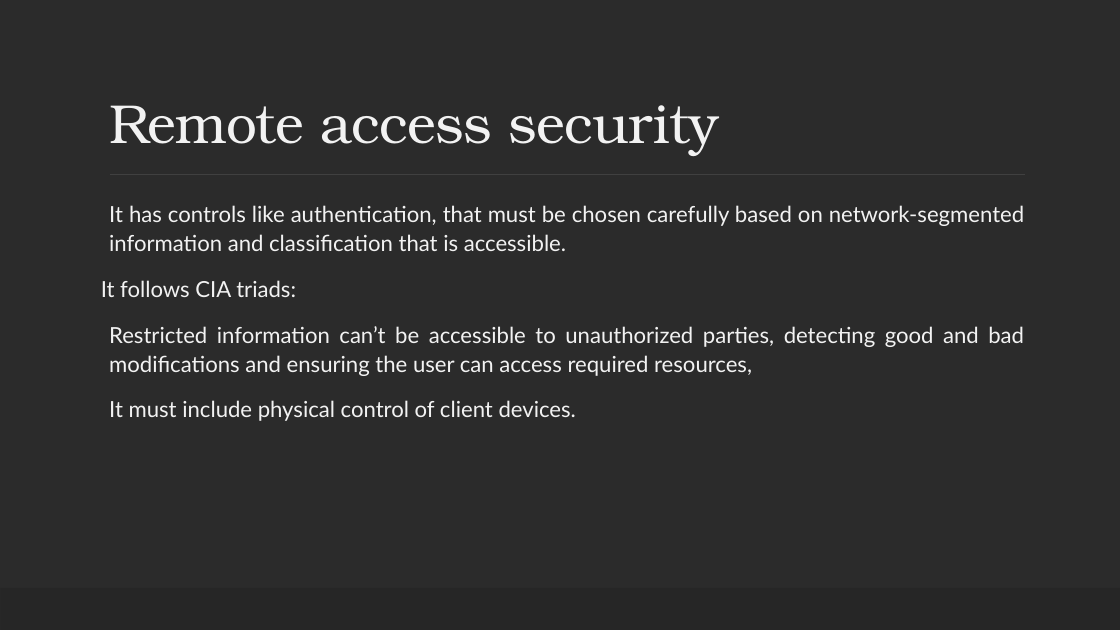
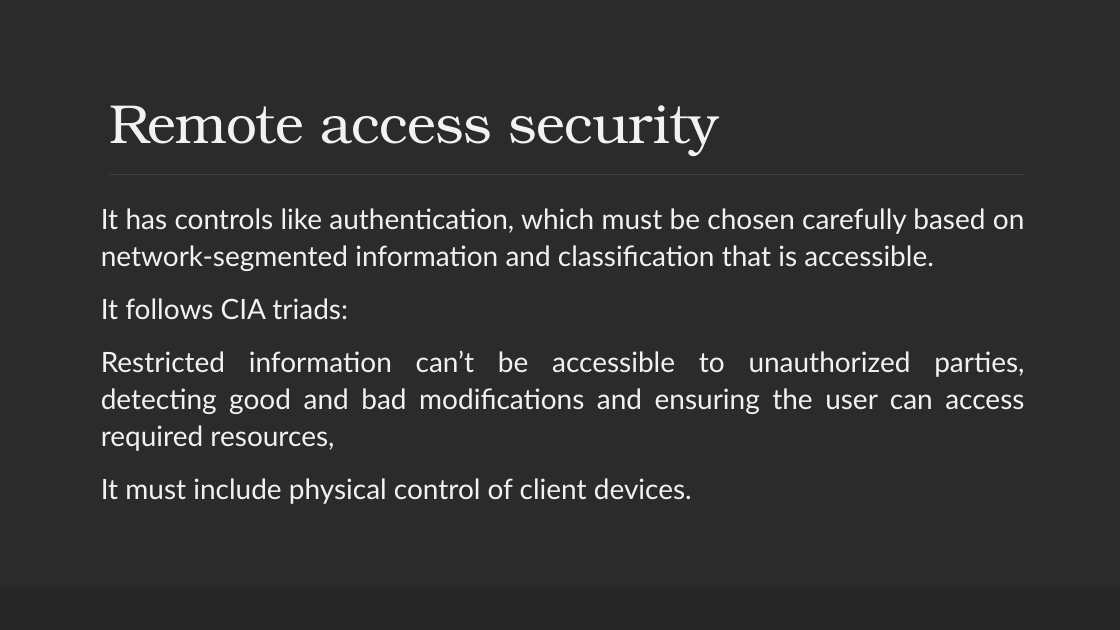
Before and after one commit to ronnie-1947/access-control-ppt, a slide deck: slide 29 of Access Control.pptx. Drawn at 1120x630 pixels with LibreOffice and Linux fonts; fonts in the diff are those of the drawing; background and template pictures are left out; a plain dark background stands for a picture behind light text. Boxes give left, top, right and bottom in pixels: in the first picture for what was removed or moved away, otherwise in the second. Text is boxed around its words. In the diff, an @@ line names an element or a change of style, - is before the commit and + after.

```diff
--- a/Access Control.pptx
+++ b/Access Control.pptx
@@ text at (x1=101, y1=208, x2=1025, y2=271): text changed; size 19 to 24 pt @@
-  It has controls like authentication, that must be chosen carefully based on network-segmented information and classification that is accessible.
+It has controls like authentication, which must be chosen carefully based on network-segmented information and classification that is accessible.
@@ text at (x1=101, y1=298, x2=1024, y2=504): size 19 to 24 pt in "It follows CIA triads:", "Restricted information can’t be accessible to unauthorized ...", "It must include physical control of client ..."; bullet   to none @@
```
Also in this commit, not shown: 29 other slides changed, 1 slide added.
